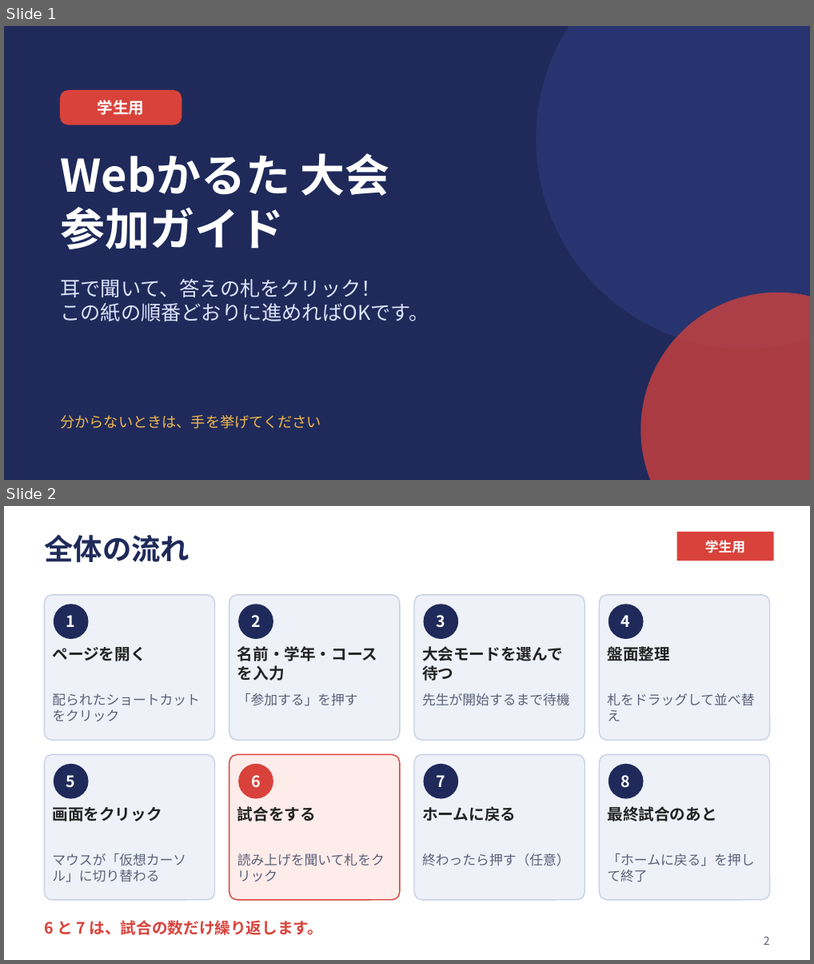
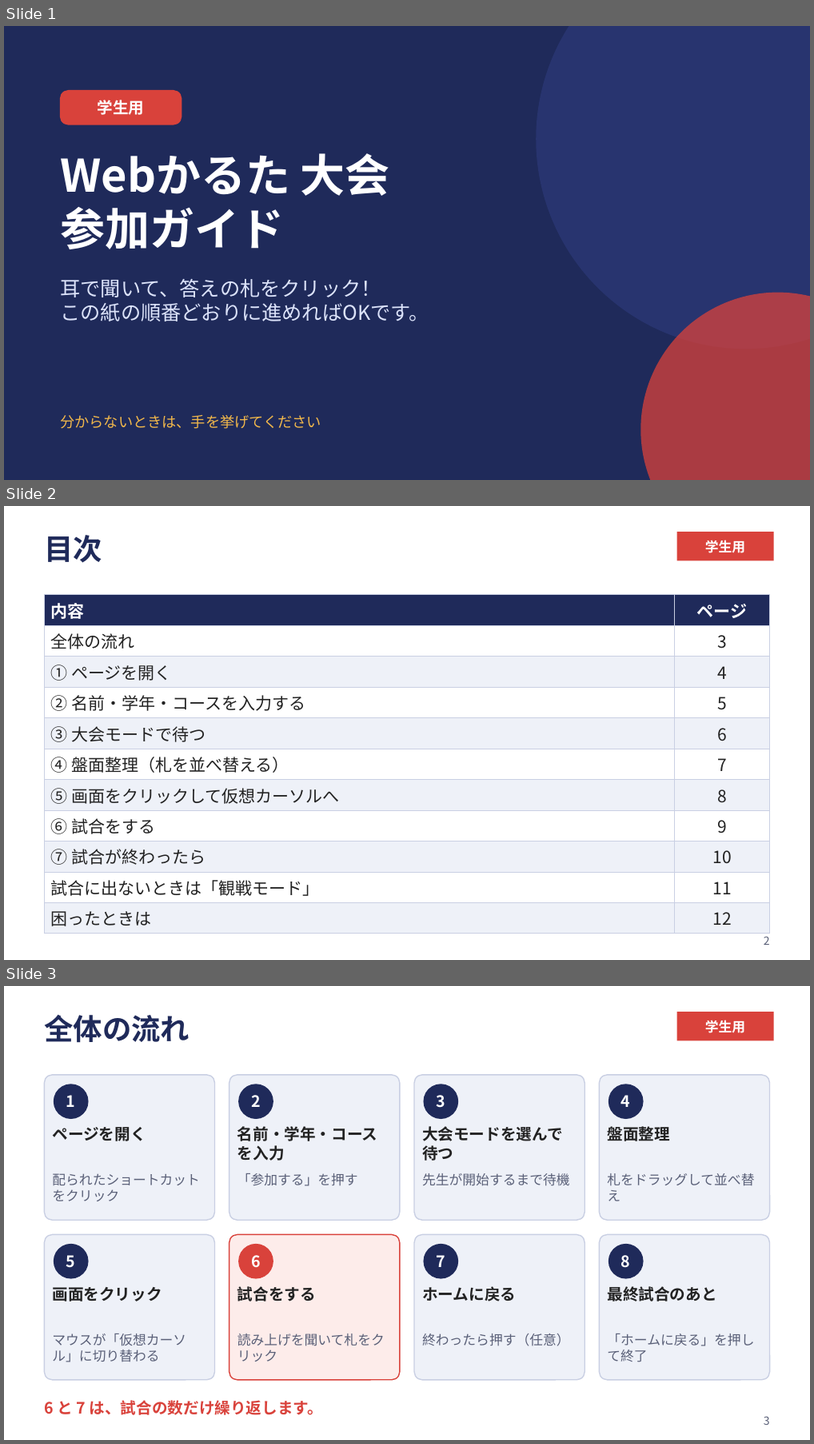
Before and after one commit to watanabekou0708-bot/e-karuta, a slide deck: 手順書/当日手順書_学生用.pptx. Shown one above the other, each under a label of ours: slides 1 and 2 before the commit, slides 1, 2 and 3 after it. The pictures are 814x964 and 814x1444 pixels, drawn with LibreOffice and Linux fonts; fonts in the diff are those of the drawing. Boxes give left, top, right and bottom in pixels: in the first picture for what was removed or moved away, otherwise in the second. Text is boxed around its words. In the diff, an @@ line names an element or a change of style, - is before the commit and + after.

```diff
--- a/手順書/当日手順書_学生用.pptx
+++ b/手順書/当日手順書_学生用.pptx
@@ slide 2 added at box(4, 506, 810, 960), background #FFFFFF; not listed: 2 template elements that a slide beside it also shows @@
@@ text added at box(44, 535, 102, 563), 26 pt, text #1F2A5A, bold @@
+目次
@@ table added at box(44, 595, 770, 929), 11 rows, 2 columns @@
+内容 | ページ
+全体の流れ | 3
+① ページを開く | 4
+② 名前・学年・コースを入力する | 5
+③ 大会モードで待つ | 6
+④ 盤面整理（札を並べ替える） | 7
+⑤ 画面をクリックして仮想カーソルへ | 8
+⑥ 試合をする | 9
+⑦ 試合が終わったら | 10
+試合に出ないときは「観戦モード」 | 11
+困ったときは | 12
@@ page number added at box(764, 936, 770, 944), 10 pt, text #5A6078 @@
+2
@@ what was slide 2 is now slide 3 @@
@@ page number at box(764, 1416, 770, 1424): text changed @@
-2
+3
```
Also in this commit, not shown: 5 slides changed, 2 other files.
